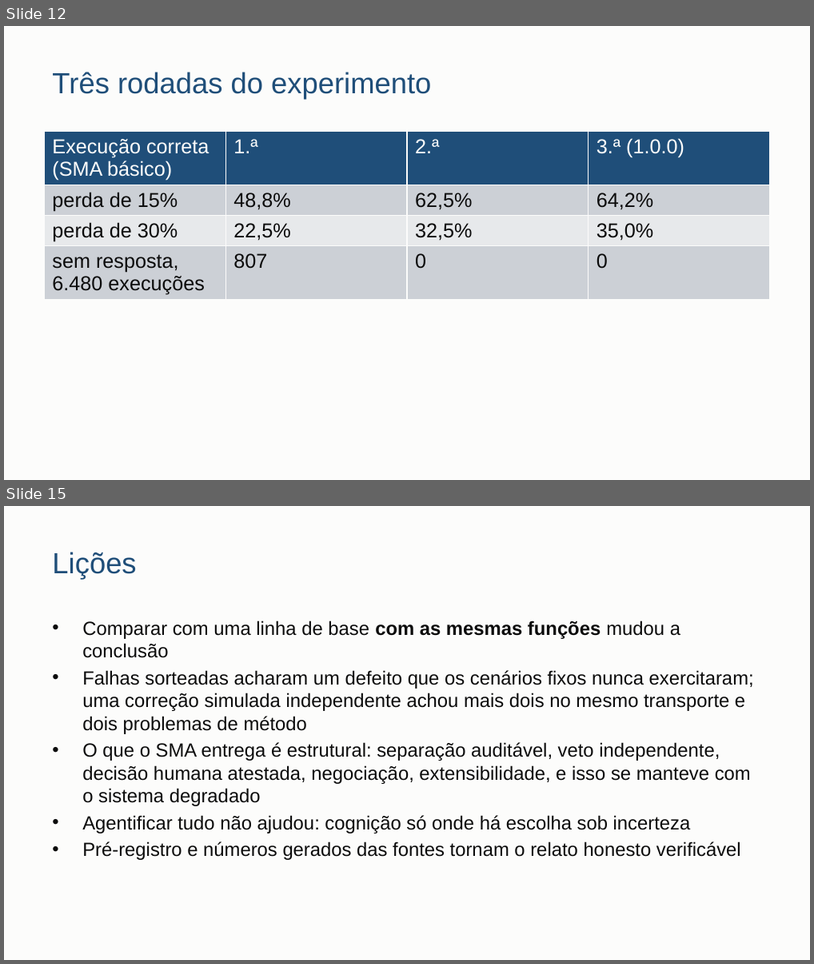
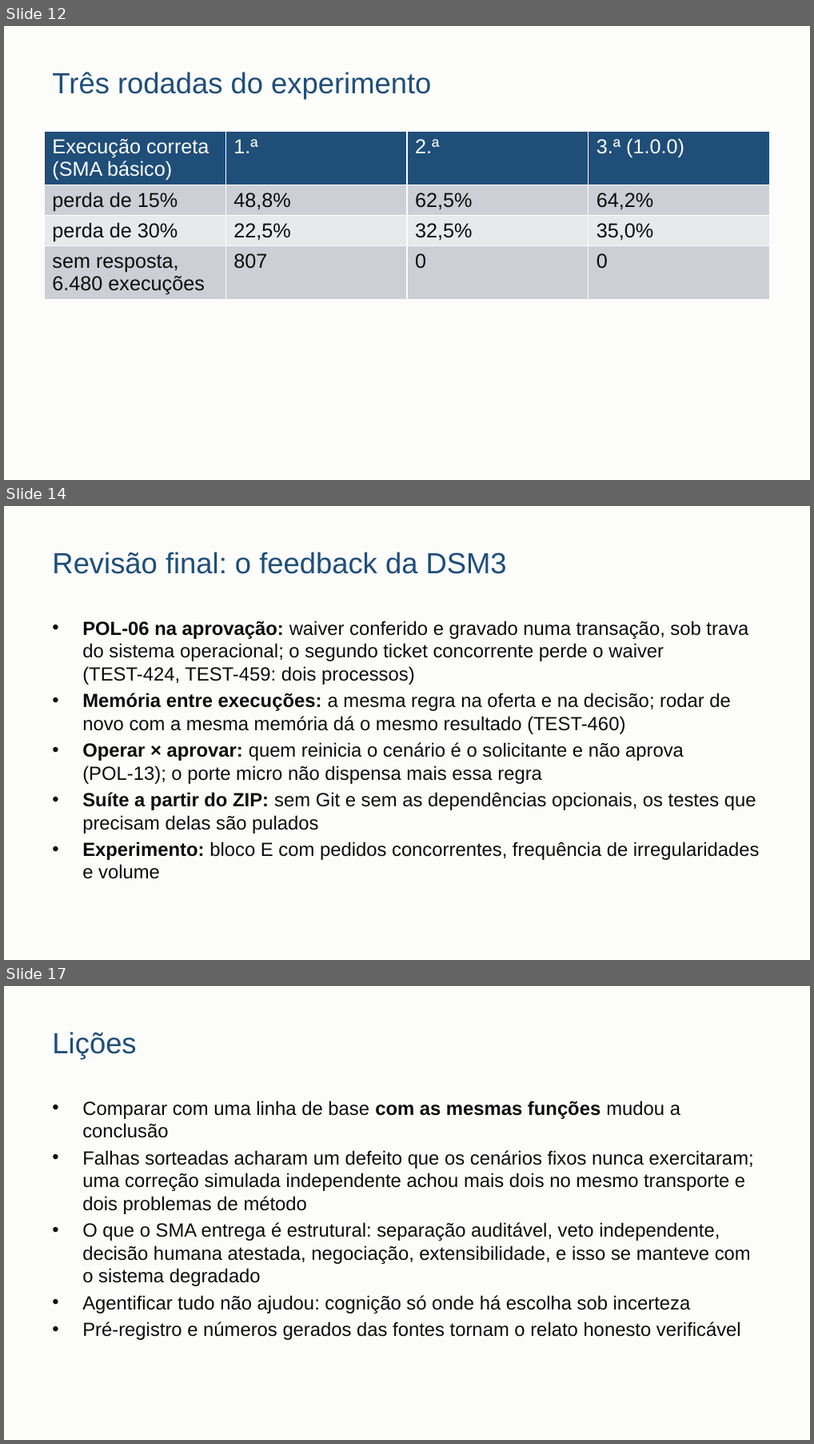
Before and after one commit to danrley-ribeiro/fin-dept-multiagents-project, a slide deck: entregas/dsm4/apresentacao/DSM4-apresentacao.pptx. Shown one above the other, each under a label of ours: slides 12 and 15 before the commit, slides 12, 14 and 17 after it; the slides between them are not shown. The pictures are 814x964 and 814x1444 pixels, drawn with LibreOffice and Linux fonts; fonts in the diff are those of the drawing. Boxes give left, top, right and bottom in pixels: in the first picture for what was removed or moved away, otherwise in the second. Text is boxed around its words. In the diff, an @@ line names an element or a change of style, - is before the commit and + after.

```diff
--- a/entregas/dsm4/apresentacao/DSM4-apresentacao.pptx
+++ b/entregas/dsm4/apresentacao/DSM4-apresentacao.pptx
@@ slide 14 added at (4, 506, 810, 960), background #FCFCFB @@
@@ title added at (52, 552, 507, 574), 26 pt, text #1F4E79 @@
+Revisão final: o feedback da DSM3
@@ text added at (82, 620, 760, 879), 17 pt, text #0B0B0B @@
+• POL-06 na aprovação: waiver conferido e gravado numa transação, sob trava do sistema operacional; o segundo ticket concorrente perde o waiver (TEST-424, TEST-459: dois processos)
+• Memória entre execuções: a mesma regra na oferta e na decisão; rodar de novo com a mesma memória dá o mesmo resultado (TEST-460)
+• Operar × aprovar: quem reinicia o cenário é o solicitante e não aprova (POL-13); o porte micro não dispensa mais essa regra
+• Suíte a partir do ZIP: sem Git e sem as dependências opcionais, os testes que precisam delas são pulados
+• Experimento: bloco E com pedidos concorrentes, frequência de irregularidades e volume
@@ what was slide 15 is now slide 17 @@
```
Also in this commit, not shown: 3 slides changed, 1 other slide added, 8 other files.
